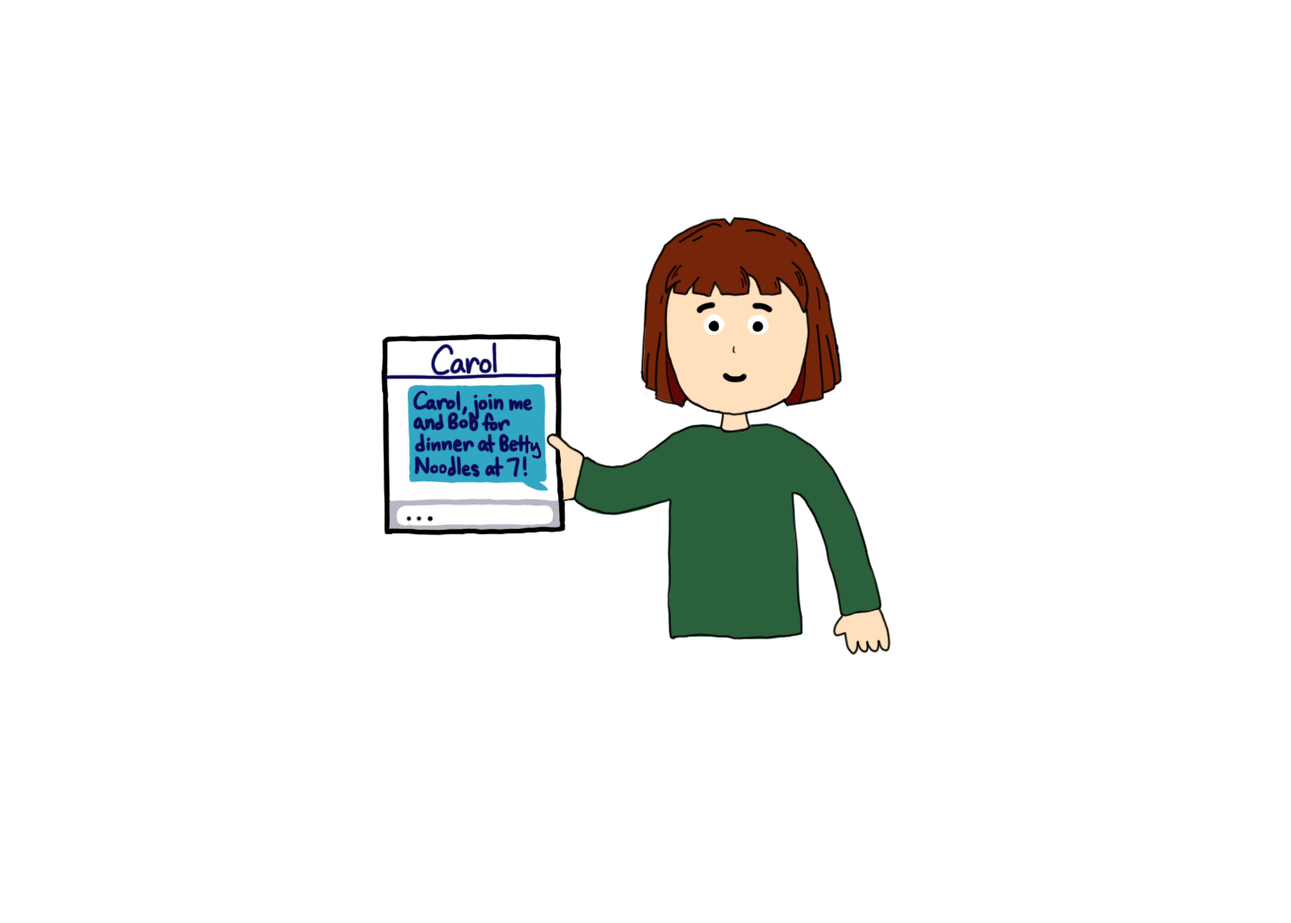
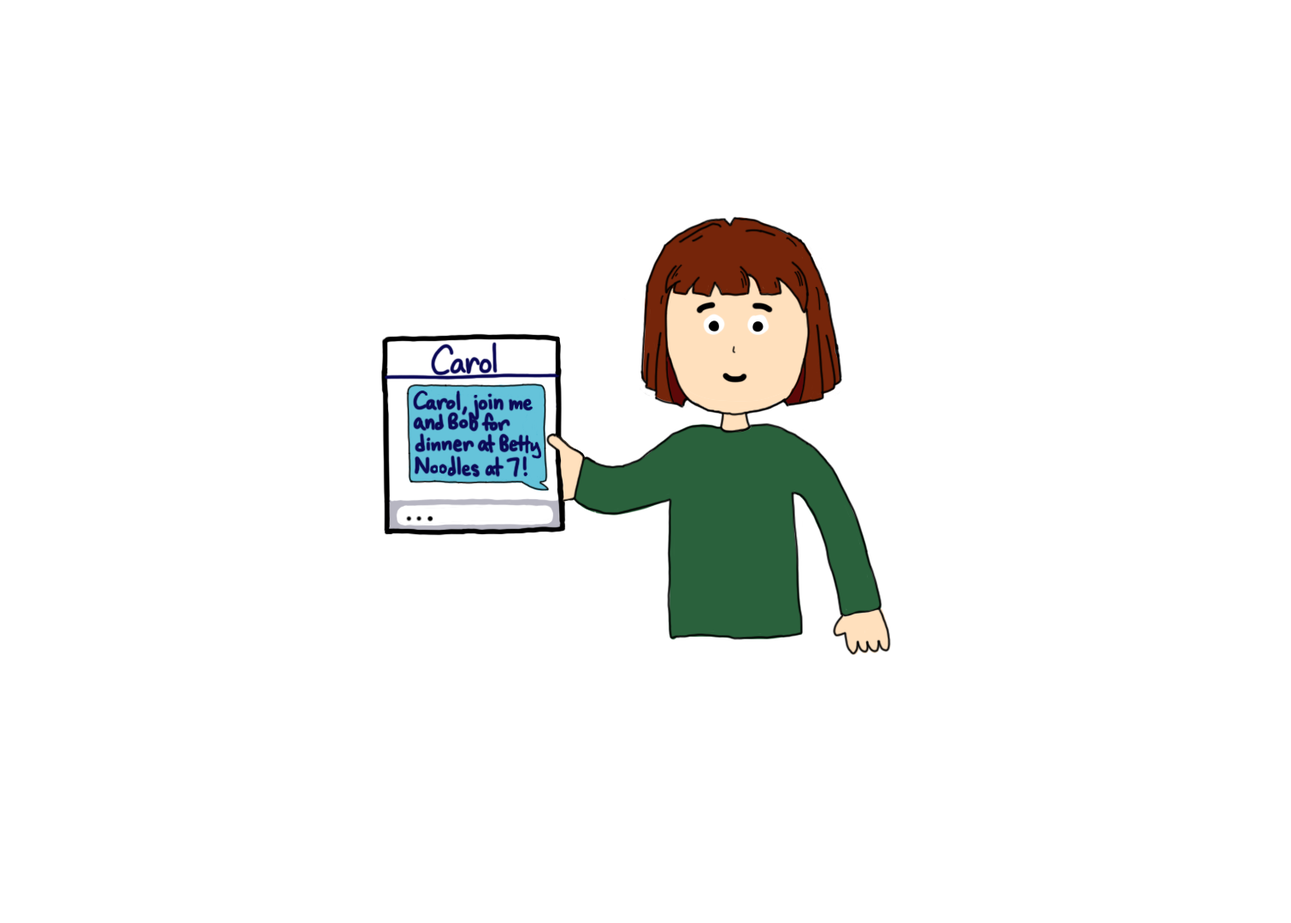
Layer changes from the first 1291×923 image to the second:
painted on "Layer 22" over box(405, 382, 550, 492)
painted on "image" over box(407, 394, 548, 491)
